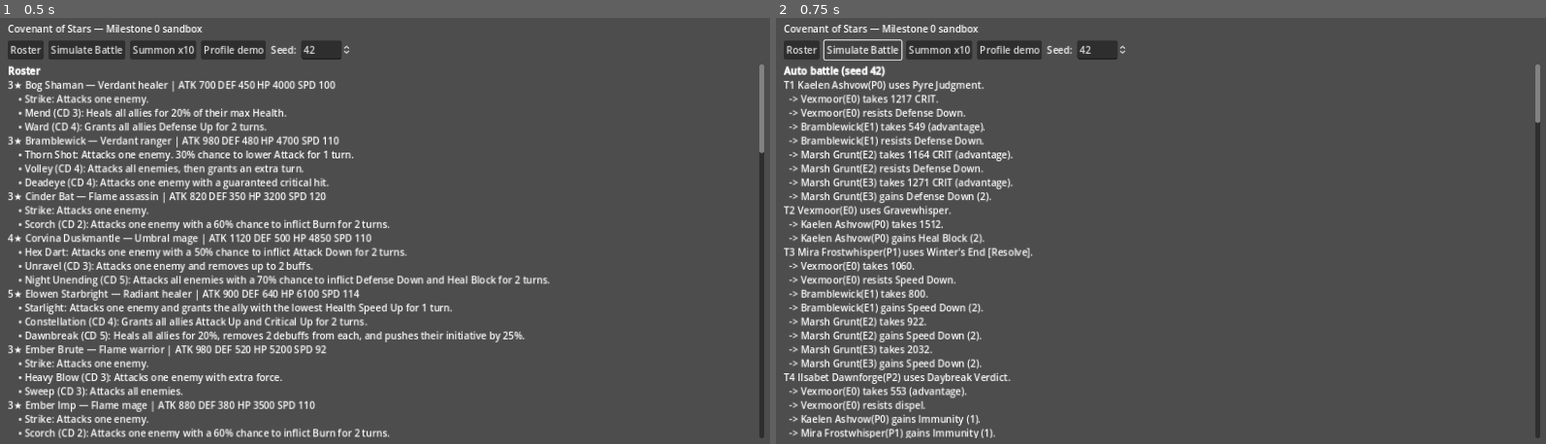
Above: before the commit, frames 1-2 (left to right).
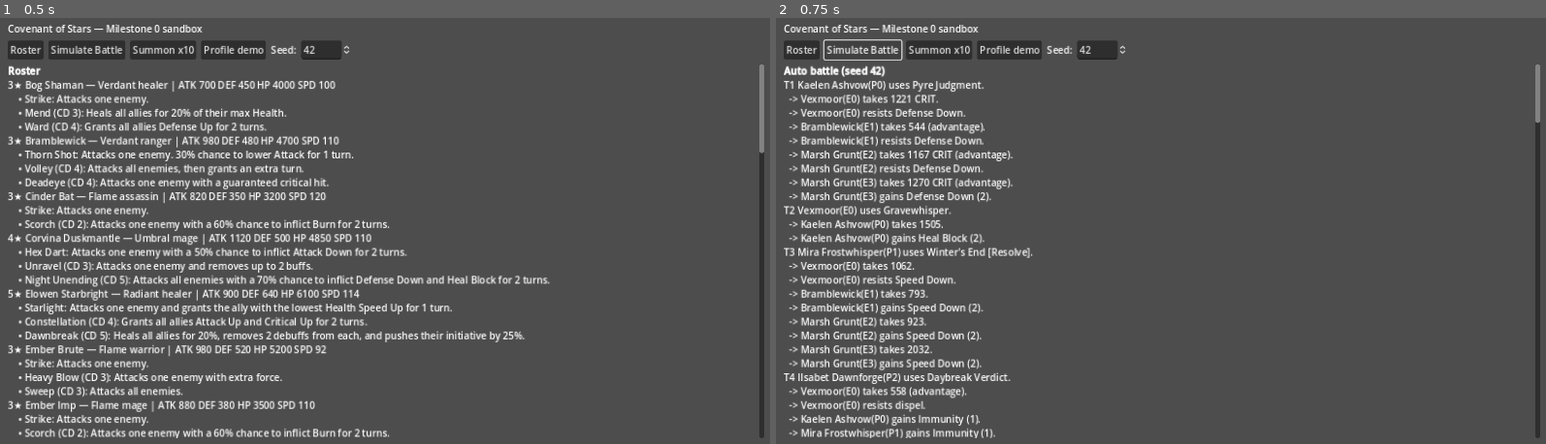
Above: after the commit, the same moments.

Repository: MEZTKING/Epic-8
Game: Godot game, scene res://scenes/main.tscn
Same seed, same stepped clock (60 frames per second), same inputs: the game is played once before the commit and once after it.
Inputs:
- Up to frame 1 (0.5 s): no input
- Up to frame 2 (0.75 s): click "Simulate Battle" at 0.5 s

Frame 1 is identical in both runs. In frame 2, 0.1% of the frame differs, in the area x 16-22%, y 17-89%.

Commit message:
Calibration pass from endgame account export
- docs/CALIBRATION.md: aggregate stat magnitudes, gear budgets, roll ranges (no names or tables imported)
- Gear tuning: crit main 0.60, tighter flat substat rolls, tier-2 split (main x1.05, subs x1.25)
- Five new sets with engine support: Pierce, Wrath, Aegis, Bastion, Reckless
- Gear optimizer added to Milestone 8; 50 tests passing

Co-Authored-By: Claude Fable 5.1 <noreply@anthropic.com>
Claude-Session: https://claude.ai/code/session_01EarqwXGDJJijwb8nACNWM8

Diff:
--- a/src/battle/battle_engine.gd
+++ b/src/battle/battle_engine.gd
@@ -54,6 +54,17 @@
 	resolve = [0, 0]
 	awaiting_input = false
 	current_actor = null
+	for u in units:
+		_apply_start_flags(u)
+
+
+func _apply_start_flags(u: BattleUnit) -> void:
+	var imm := u.gear_flag_value("start_immunity")
+	if imm > 0.0:
+		u.add_effect("immunity", int(roundf(imm * 100.0)))
+	var bar := u.gear_flag_value("start_barrier")
+	if bar > 0.0:
+		u.add_barrier(roundf(u.max_hp() * bar), 2)
 
 
 func add_log(msg: String) -> void:
--- a/src/battle/battle_unit.gd
+++ b/src/battle/battle_unit.gd
@@ -29,6 +29,26 @@
 	flags = p_flags.duplicate()
 	for _i in p_data.skills.size():
 		skill_levels.append(0)
+	apply_flag_penalties()
+
+
+## Permanent stat changes from gear flags (e.g. Reckless −10% max HP).
+func apply_flag_penalties() -> void:
+	var reckless := gear_flag_value("reckless")
+	if reckless > 0.0 and not _penalties_applied:
+		base_stats["hp"] = roundf(float(base_stats["hp"]) * (1.0 - reckless))
+		hp = minf(hp, base_stats["hp"])
+		_penalties_applied = true
+
+
+var _penalties_applied := false
+
+
+func has_any_debuff() -> bool:
+	for e in effects:
+		if EffectCatalog.is_debuff(e["id"]):
+			return true
+	return false
 
 
 func display_name() -> String:
--- a/src/battle/damage_calc.gd
+++ b/src/battle/damage_calc.gd
@@ -34,7 +34,14 @@
 		dmg *= attacker.stat("crit_dmg")
 	if adv > 0:
 		dmg *= ADV_DMG_MULT
-	dmg *= mitigation(defender.stat("def"))
+	var wrath := attacker.gear_flag_value("wrath")
+	if wrath > 0.0 and defender.has_any_debuff():
+		dmg *= 1.0 + wrath
+	var reckless := attacker.gear_flag_value("reckless")
+	if reckless > 0.0:
+		dmg *= 1.0 + reckless
+	var pierce := attacker.gear_flag_value("pierce")
+	dmg *= mitigation(defender.stat("def") * (1.0 - pierce))
 	dmg *= 1.0 + rng.randf_range(-VARIANCE, VARIANCE)
 	return {"damage": maxf(roundf(dmg), 1.0), "crit": crit, "advantage": adv}
 
--- a/src/gear/gear.gd
+++ b/src/gear/gear.gd
@@ -22,19 +22,21 @@
 const MAIN_RANGE := {
 	"atk": [100.0, 525.0], "def": [60.0, 310.0], "hp": [540.0, 2835.0],
 	"atk_pct": [0.12, 0.65], "def_pct": [0.12, 0.65], "hp_pct": [0.12, 0.65],
-	"spd": [8.0, 45.0], "crit_rate": [0.10, 0.55], "crit_dmg": [0.14, 0.70],
+	"spd": [8.0, 45.0], "crit_rate": [0.10, 0.60], "crit_dmg": [0.14, 0.70],
 	"eff": [0.12, 0.65], "res": [0.12, 0.65],
 }
 
 ## Substat roll ranges per roll (min, max).
 const SUB_ROLL := {
-	"atk": [20.0, 45.0], "def": [15.0, 35.0], "hp": [100.0, 230.0],
+	"atk": [30.0, 45.0], "def": [25.0, 35.0], "hp": [150.0, 200.0],
 	"atk_pct": [0.04, 0.08], "def_pct": [0.04, 0.08], "hp_pct": [0.04, 0.08],
 	"spd": [2.0, 5.0], "crit_rate": [0.03, 0.05], "crit_dmg": [0.04, 0.07],
 	"eff": [0.04, 0.08], "res": [0.04, 0.08],
 }
 
 const MAX_ENHANCE := 15
+const TIER_MAIN_MULT := 0.05   # main stat gains +5% per tier above 1
+const TIER_SUB_MULT := 0.25    # substat rolls gain +25% per tier above 1
 
 var uid: String = ""          # unique id inside a player profile ("" until added)
 var slot: Slot
@@ -48,7 +50,7 @@
 
 func main_value() -> float:
 	var r: Array = MAIN_RANGE[main_stat]
-	return lerpf(r[0], r[1], float(level) / MAX_ENHANCE) * (1.0 + 0.1 * (tier - 1))
+	return lerpf(r[0], r[1], float(level) / MAX_ENHANCE) * (1.0 + TIER_MAIN_MULT * (tier - 1))
 
 
 func slot_name() -> String:
--- a/src/gear/gear_economy.gd
+++ b/src/gear/gear_economy.gd
@@ -17,6 +17,7 @@
 	"rime_shard": ["swift", "keen", "ward"],
 	"hollow_bone": ["ruin", "precision", "twin", "vigor", "bulwark"],
 }
+## Later bosses (Milestone 7) unlock: pierce, wrath, aegis, bastion, reckless.
 
 ## Substat weights for the gear score (percent stats are scaled to be comparable).
 const SCORE_WEIGHTS := {
--- a/src/gear/gear_generator.gd
+++ b/src/gear/gear_generator.gd
@@ -27,7 +27,7 @@
 
 static func _roll_sub(rng: RandomNumberGenerator, stat: String, tier: int) -> float:
 	var r: Array = Gear.SUB_ROLL[stat]
-	var v := rng.randf_range(r[0], r[1]) * (1.0 + 0.1 * (tier - 1))
+	var v := rng.randf_range(r[0], r[1]) * (1.0 + Gear.TIER_SUB_MULT * (tier - 1))
 	return snappedf(v, 0.001) if stat in ["atk_pct", "def_pct", "hp_pct", "crit_rate", "crit_dmg", "eff", "res"] else roundf(v)
 
 
--- a/src/gear/gear_sets.gd
+++ b/src/gear/gear_sets.gd
@@ -15,6 +15,11 @@
 	"siphon": {"name": "Siphon", "pieces": 4, "mods": {}, "flags": ["lifesteal_20"]},
 	"fury": {"name": "Fury", "pieces": 4, "mods": {}, "flags": ["counter_20"]},
 	"twin": {"name": "Twin", "pieces": 2, "mods": {}, "flags": ["dual_20"]},
+	"pierce": {"name": "Pierce", "pieces": 2, "mods": {}, "flags": ["pierce_15"]},
+	"wrath": {"name": "Wrath", "pieces": 4, "mods": {}, "flags": ["wrath_30"]},
+	"aegis": {"name": "Aegis", "pieces": 2, "mods": {}, "flags": ["start_immunity_1"]},
+	"bastion": {"name": "Bastion", "pieces": 2, "mods": {}, "flags": ["start_barrier_10"]},
+	"reckless": {"name": "Reckless", "pieces": 2, "mods": {}, "flags": ["reckless_10"]},
 }
 
 
--- a/src/meta/player_profile.gd
+++ b/src/meta/player_profile.gd
@@ -265,6 +265,8 @@
 			Progression.apply_bond(stats, other.data().role, other.bond_level)
 		var unit := BattleUnit.new(h.data(), team, i, h.level, {}, GearSets.bonuses(items)["flags"])
 		unit.base_stats = stats
+		unit._penalties_applied = false
+		unit.apply_flag_penalties()
 		unit.hp = unit.max_hp()
 		for s in h.skill_levels.size():
 			unit.skill_levels[s] = h.skill_levels[s]
--- a/tests/run_tests.gd
+++ b/tests/run_tests.gd
@@ -614,6 +614,49 @@
 	check(fives >= 1 and fives <= 7, "some crafts are 5-star (got %d/10)" % fives)
 	check(GearEconomy.craft(p, Gear.Slot.BOOTS, "swift", rng) == null, "out of materials")
 
+# ---------------------------------------------------------------- calibration sets
+
+func test_pierce_wrath_reckless() -> void:
+	var rng := RandomNumberGenerator.new()
+	var plain := _unit("kaelen", 0, 0)
+	var pierce := BattleUnit.new(HeroDB.get_hero("kaelen"), 0, 1, 60, {}, ["pierce_15"])
+	var wrath := BattleUnit.new(HeroDB.get_hero("kaelen"), 0, 2, 60, {}, ["wrath_30"])
+	var reckless := BattleUnit.new(HeroDB.get_hero("kaelen"), 0, 3, 60, {}, ["reckless_10"])
+	var t := _unit("halvard", 1, 0)
+	rng.seed = 1; var d_plain: float = DamageCalc.compute(plain, t, plain.skill(0), rng)["damage"]
+	rng.seed = 1; var d_pierce: float = DamageCalc.compute(pierce, t, pierce.skill(0), rng)["damage"]
+	rng.seed = 1; var d_wrath_clean: float = DamageCalc.compute(wrath, t, wrath.skill(0), rng)["damage"]
+	t.add_effect("def_down", 1)
+	t.remove_effect("def_down")
+	t.add_effect("spd_down", 1)
+	rng.seed = 1; var d_wrath: float = DamageCalc.compute(wrath, t, wrath.skill(0), rng)["damage"]
+	t.remove_effect("spd_down")
+	rng.seed = 1; var d_reck: float = DamageCalc.compute(reckless, t, reckless.skill(0), rng)["damage"]
+	check(d_pierce > d_plain, "pierce ignores part of defense")
+	check(is_equal_approx(d_wrath_clean, d_plain), "wrath does nothing vs clean target")
+	check(d_wrath > d_plain * 1.25, "wrath adds damage vs debuffed target")
+	check(d_reck > d_plain, "reckless adds damage")
+	check(is_equal_approx(reckless.max_hp(), roundf(plain.max_hp() * 0.9)), "reckless reduces max hp")
+
+
+func test_battle_start_sets() -> void:
+	var engine := BattleEngine.new(1)
+	var a := BattleUnit.new(HeroDB.get_hero("thorne"), 0, 0, 60, {}, ["start_immunity_1", "start_barrier_10"])
+	var b := _unit("grunt", 1, 0)
+	engine.setup([a], [b])
+	check(a.has_effect("immunity") and a.get_effect("immunity")["turns"] == 1, "immunity at battle start")
+	check(is_equal_approx(a.shield_value(), roundf(a.max_hp() * 0.1)), "barrier at battle start")
+
+
+func test_tier_scaling() -> void:
+	var rng := RandomNumberGenerator.new(); rng.seed = 5
+	var t1 := GearGenerator.roll(rng, Gear.Slot.WEAPON, 5, "swift", 1)
+	rng.seed = 5
+	var t2 := GearGenerator.roll(rng, Gear.Slot.WEAPON, 5, "swift", 2)
+	check(is_equal_approx(t2.main_value(), t1.main_value() * 1.05), "tier 2 main +5%")
+	var k: String = t1.substats.keys()[0]
+	check(float(t2.substats[k]) > float(t1.substats[k]) * 1.15, "tier 2 substat rolls ~+25%")
+
 # ---------------------------------------------------------------- gear
 
 func test_gear_roll_and_enhance() -> void:
Not shown, changed: ROADMAP.md
Not shown, added: docs/CALIBRATION.md
Not shown, changed: docs/LEGAL_NOTES.md
